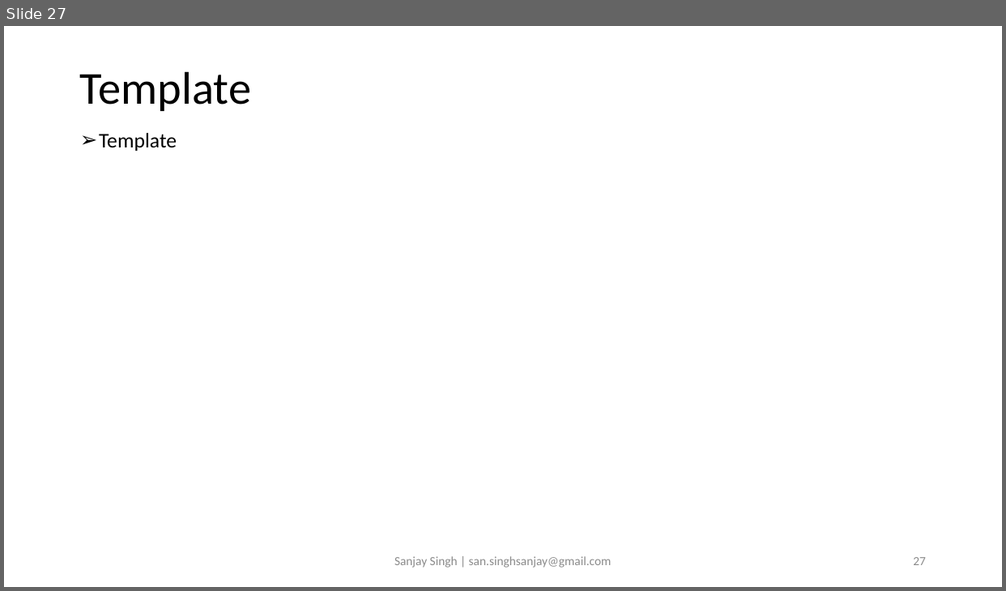
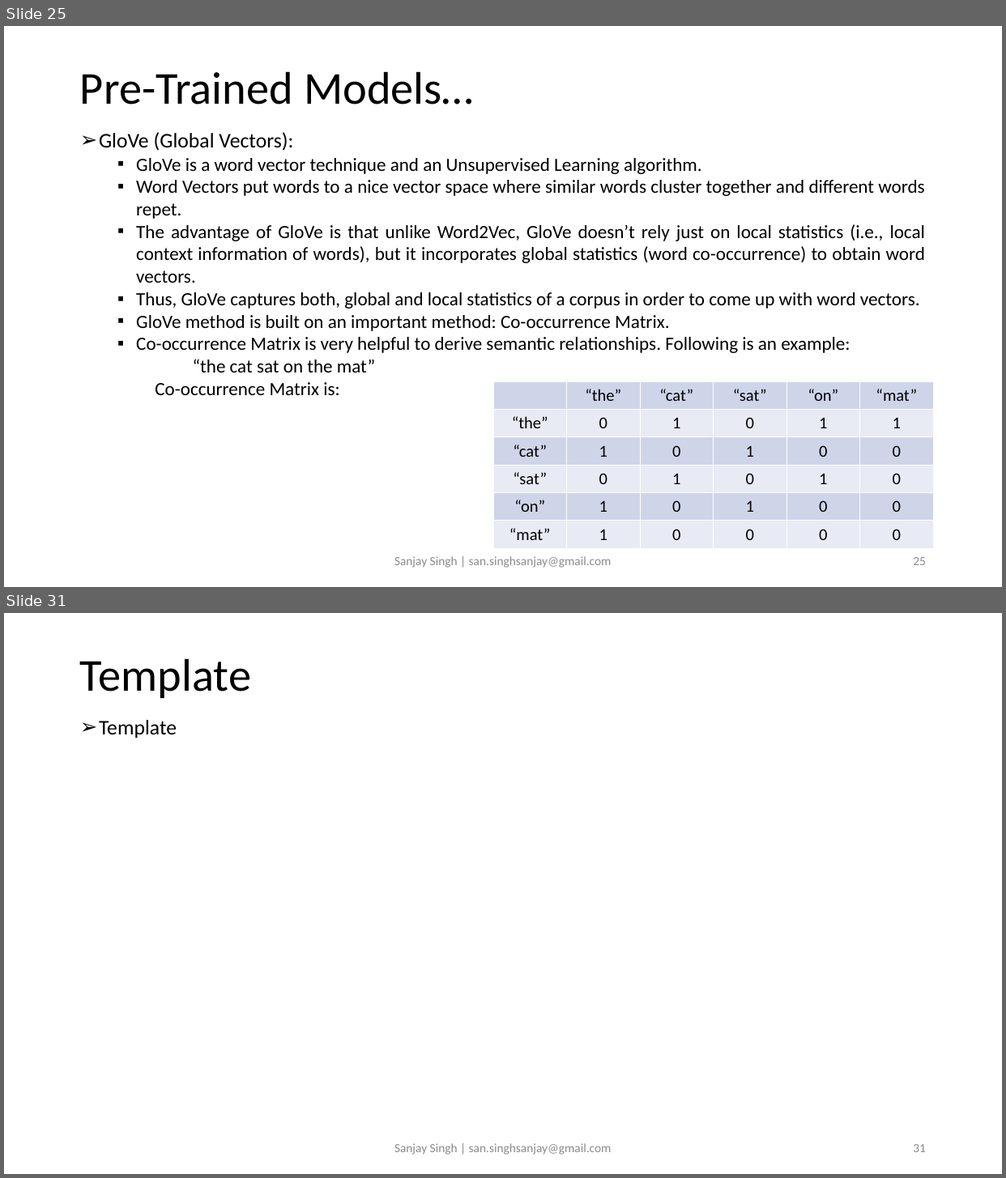
Before and after one commit to sansinghsanjay/Flickr8k_ImageCaptioning, a slide deck: readme.pptx. Shown one above the other, each under a label of ours: slide 27 before the commit, slides 25 and 31 after it; the slides between them are not shown. The pictures are 1006x591 and 1006x1178 pixels, drawn with LibreOffice and Linux fonts; fonts in the diff are those of the drawing. Boxes give left, top, right and bottom in pixels: in the first picture for what was removed or moved away, otherwise in the second. Text is boxed around its words. In the diff, an @@ line names an element or a change of style, - is before the commit and + after.

```diff
--- a/readme.pptx
+++ b/readme.pptx
@@ slide 25 added at [4, 26, 1002, 587], background #FFFFFF @@
@@ title added at [80, 71, 474, 105], 44 pt, text #000000 @@
+Pre-Trained Models…
@@ text added at [99, 132, 925, 395], 18 pt, text #000000 @@
+➢ GloVe (Global Vectors):
+  ▪ GloVe is a word vector technique and an Unsupervised Learning algorithm.
+  ▪ Word Vectors put words to a nice vector space where similar words cluster together and different words repet.
+  ▪ The advantage of GloVe is that unlike Word2Vec, GloVe doesn’t rely just on local statistics (i.e., local context information of words), but it incorporates global statistics (word co-occurrence) to obtain word vectors.
+  ▪ Thus, GloVe captures both, global and local statistics of a corpus in order to come up with word vectors.
+  ▪ GloVe method is built on an important method: Co-occurrence Matrix.
+  ▪ Co-occurrence Matrix is very helpful to derive semantic relationships. Following is an example:
+      “the cat sat on the mat”
+    Co-occurrence Matrix is:
@@ table added at [493, 382, 934, 546], 6 rows, 6 columns @@
+ | “the” | “cat” | “sat” | “on” | “mat”
+“the” | 0 | 1 | 0 | 1 | 1
+“cat” | 1 | 0 | 1 | 0 | 0
+“sat” | 0 | 1 | 0 | 1 | 0
+“on” | 1 | 0 | 1 | 0 | 0
+“mat” | 1 | 0 | 0 | 0 | 0
@@ text added at [394, 557, 612, 568], 12 pt, text #8C8C8C @@
+Sanjay Singh | san.singhsanjay@gmail.com
@@ page number added at [913, 557, 926, 565], 12 pt, text #8C8C8C @@
+25
@@ what was slide 27 is now slide 31 @@
@@ page number at [913, 1144, 926, 1152]: text changed @@
-27
+31
```
Also in this commit, not shown: 6 slides changed, 3 other slides added, 1 other file.
